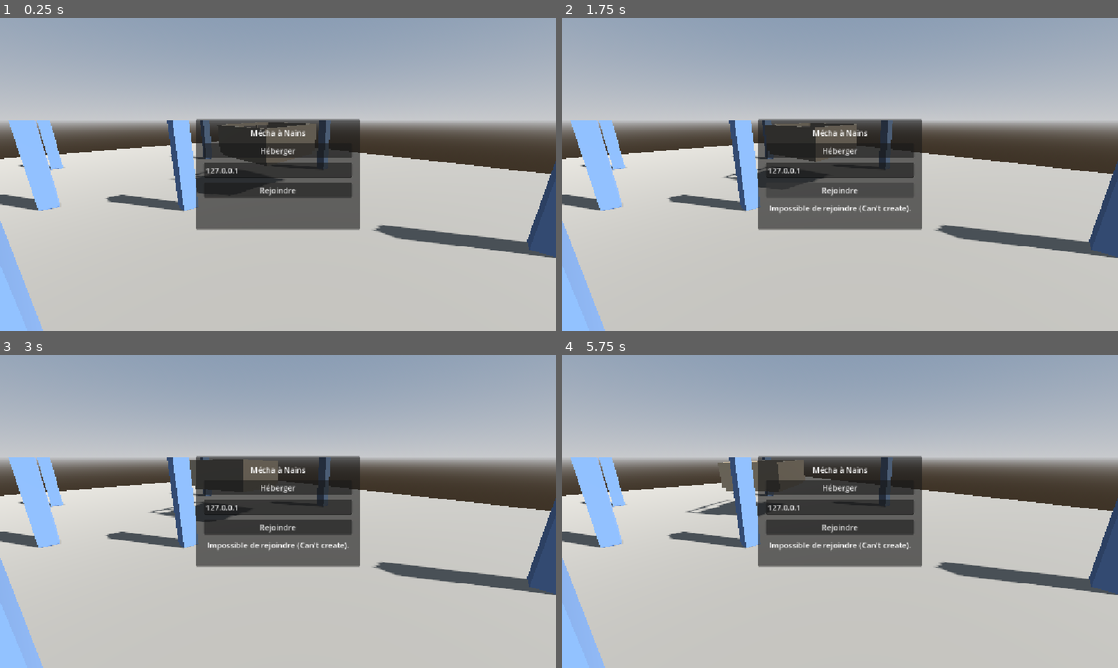
Above: before the commit, frames 1-4 (two rows, left to right).
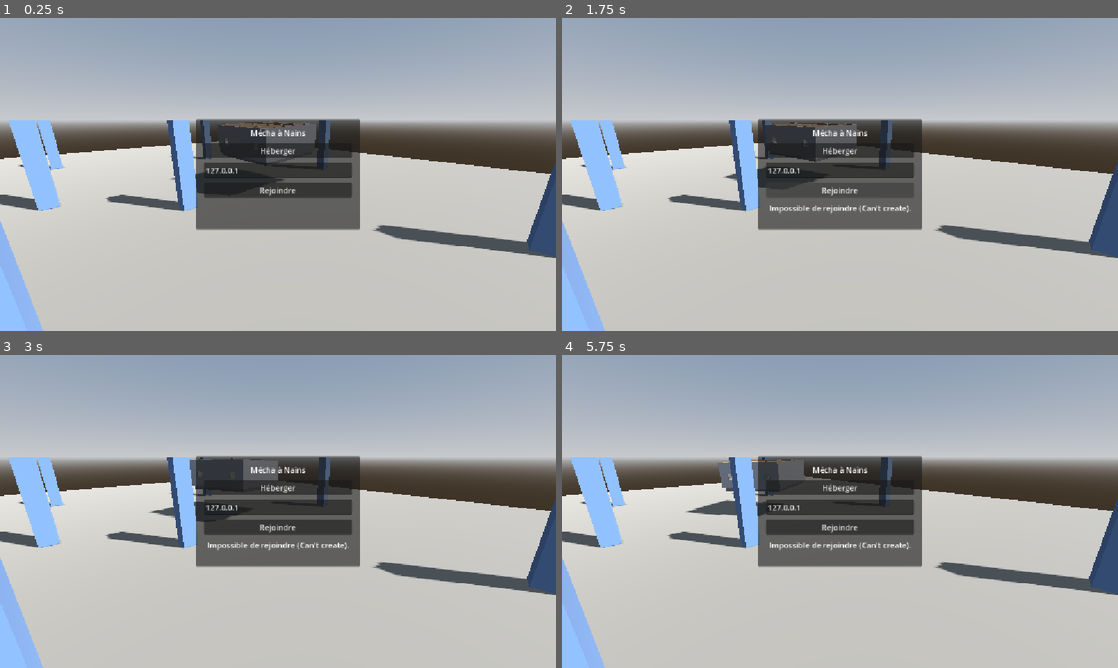
Above: after the commit, the same moments.

Repository: Marchma0/Robot-The-Bot
Game: Godot game, scene res://scenes/main/main.tscn
The game is run twice, just before and just after one commit, with the same random seed, the same clock (stepped at 60 frames per second) and the same inputs.
Inputs (mouse positions are in pixels of both pictures, inside the frame that each line leads up to):
- Up to frame 1 (0.25 s): no input
- Up to frame 2 (1.75 s): click "Héberger" at 0.5 s; click "Rejoindre" at 1.25 s
- Up to frame 3 (3 s): move the mouse to (400, 495) at 2.02 s; hold D (move_right) 2.03-2.78 s; click (400, 495) at 2.17 s; move the mouse to (166, 527) at 2.77 s; hold S (move_back) from 2.78 s (still down)
- Up to frame 4 (5.75 s): move the mouse to (895, 442) at 3.52 s; release S (move_back) at 3.53 s; hold D (move_right) 3.53-4.28 s; move the mouse to (812, 574) at 4.27 s; hold W (move_forward) 4.28-5.03 s; click (812, 574) at 4.42 s; move the mouse to (1006, 558) at 5.02 s; hold A (move_left) from 5.03 s (still down)

The runs differ from the first frame. In frame 1, 0.1% of the frame differs, in the area x 30-55%, y 32-52%; in frame 2, 0.1%; in frame 3, 0.1%; in frame 4, 0.4%, in the area x 23-42%, y 33-51%.

Commit message:
M2 : cockpit v1 low poly (sera remplacé par le mécha robot)
- blender/cockpit.blend, export cockpit.glb (planches, fer riveté, bois, cuivre)
- Baie avant abaissée, 4 petites fenêtres latérales, vitres teintées
- cockpit.tscn : modèle à la place des cubes visibles, collision avant pleine hauteur

Co-Authored-By: Claude Opus 5.5 <noreply@anthropic.com>

Diff:
--- a/scenes/mecha/cockpit.tscn
+++ b/scenes/mecha/cockpit.tscn
@@ -1,9 +1,6 @@
 [gd_scene format=3]
 
-[sub_resource type="StandardMaterial3D" id="Mat_hull"]
-albedo_color = Color(0.55, 0.5, 0.42, 1)
-metallic = 0.4
-roughness = 0.7
+[ext_resource type="PackedScene" path="res://assets/models/cockpit.glb" id="1_model"]
 
 [sub_resource type="StandardMaterial3D" id="Mat_console"]
 albedo_color = Color(0.25, 0.3, 0.32, 1)
@@ -20,58 +17,17 @@
 [sub_resource type="BoxShape3D" id="Shape_Floor"]
 size = Vector3(6, 0.3, 6)
 
-[sub_resource type="BoxMesh" id="Mesh_Floor"]
-size = Vector3(6, 0.3, 6)
-material = SubResource("Mat_hull")
-
 [sub_resource type="BoxShape3D" id="Shape_WallLeft"]
 size = Vector3(0.2, 2.5, 6.4)
-
-[sub_resource type="BoxMesh" id="Mesh_WallLeft"]
-size = Vector3(0.2, 2.5, 6.4)
-material = SubResource("Mat_hull")
 
 [sub_resource type="BoxShape3D" id="Shape_WallRight"]
 size = Vector3(0.2, 2.5, 6.4)
 
-[sub_resource type="BoxMesh" id="Mesh_WallRight"]
-size = Vector3(0.2, 2.5, 6.4)
-material = SubResource("Mat_hull")
-
 [sub_resource type="BoxShape3D" id="Shape_WallBack"]
 size = Vector3(6, 2.5, 0.2)
 
-[sub_resource type="BoxMesh" id="Mesh_WallBack"]
+[sub_resource type="BoxShape3D" id="Shape_FrontWall"]
 size = Vector3(6, 2.5, 0.2)
-material = SubResource("Mat_hull")
-
-[sub_resource type="BoxShape3D" id="Shape_FrontLowWall"]
-size = Vector3(6, 1.2, 0.2)
-
-[sub_resource type="BoxMesh" id="Mesh_FrontLowWall"]
-size = Vector3(6, 1.2, 0.2)
-material = SubResource("Mat_hull")
-
-[sub_resource type="BoxShape3D" id="Shape_FrontBeam"]
-size = Vector3(6, 0.3, 0.2)
-
-[sub_resource type="BoxMesh" id="Mesh_FrontBeam"]
-size = Vector3(6, 0.3, 0.2)
-material = SubResource("Mat_hull")
-
-[sub_resource type="BoxShape3D" id="Shape_FrontPostL"]
-size = Vector3(0.15, 1, 0.15)
-
-[sub_resource type="BoxMesh" id="Mesh_FrontPostL"]
-size = Vector3(0.15, 1, 0.15)
-material = SubResource("Mat_hull")
-
-[sub_resource type="BoxShape3D" id="Shape_FrontPostR"]
-size = Vector3(0.15, 1, 0.15)
-
-[sub_resource type="BoxMesh" id="Mesh_FrontPostR"]
-size = Vector3(0.15, 1, 0.15)
-material = SubResource("Mat_hull")
 
 [sub_resource type="BoxShape3D" id="Shape_ConsolePilot"]
 size = Vector3(1.6, 1, 0.6)
@@ -96,6 +52,8 @@
 
 [node name="Cockpit" type="Node3D"]
 
+[node name="Model" parent="." instance=ExtResource("1_model")]
+
 [node name="Hull" type="AnimatableBody3D" parent="."]
 sync_to_physics = false
 
@@ -103,57 +61,21 @@
 transform = Transform3D(1, 0, 0, 0, 1, 0, 0, 0, 1, 0, -0.15, 0)
 shape = SubResource("Shape_Floor")
 
-[node name="Mesh" type="MeshInstance3D" parent="Hull/Floor"]
-mesh = SubResource("Mesh_Floor")
-
 [node name="WallLeft" type="CollisionShape3D" parent="Hull"]
 transform = Transform3D(1, 0, 0, 0, 1, 0, 0, 0, 1, -3.1, 1.25, 0)
 shape = SubResource("Shape_WallLeft")
-
-[node name="Mesh" type="MeshInstance3D" parent="Hull/WallLeft"]
-mesh = SubResource("Mesh_WallLeft")
 
 [node name="WallRight" type="CollisionShape3D" parent="Hull"]
 transform = Transform3D(1, 0, 0, 0, 1, 0, 0, 0, 1, 3.1, 1.25, 0)
 shape = SubResource("Shape_WallRight")
 
-[node name="Mesh" type="MeshInstance3D" parent="Hull/WallRight"]
-mesh = SubResource("Mesh_WallRight")
-
 [node name="WallBack" type="CollisionShape3D" parent="Hull"]
 transform = Transform3D(1, 0, 0, 0, 1, 0, 0, 0, 1, 0, 1.25, 3.1)
 shape = SubResource("Shape_WallBack")
 
-[node name="Mesh" type="MeshInstance3D" parent="Hull/WallBack"]
-mesh = SubResource("Mesh_WallBack")
-
-[node name="FrontLowWall" type="CollisionShape3D" parent="Hull"]
-transform = Transform3D(1, 0, 0, 0, 1, 0, 0, 0, 1, 0, 0.6, -3.1)
-shape = SubResource("Shape_FrontLowWall")
-
-[node name="Mesh" type="MeshInstance3D" parent="Hull/FrontLowWall"]
-mesh = SubResource("Mesh_FrontLowWall")
-
-[node name="FrontBeam" type="CollisionShape3D" parent="Hull"]
-transform = Transform3D(1, 0, 0, 0, 1, 0, 0, 0, 1, 0, 2.35, -3.1)
-shape = SubResource("Shape_FrontBeam")
-
-[node name="Mesh" type="MeshInstance3D" parent="Hull/FrontBeam"]
-mesh = SubResource("Mesh_FrontBeam")
-
-[node name="FrontPostL" type="CollisionShape3D" parent="Hull"]
-transform = Transform3D(1, 0, 0, 0, 1, 0, 0, 0, 1, -1.5, 1.7, -3.1)
-shape = SubResource("Shape_FrontPostL")
-
-[node name="Mesh" type="MeshInstance3D" parent="Hull/FrontPostL"]
-mesh = SubResource("Mesh_FrontPostL")
-
-[node name="FrontPostR" type="CollisionShape3D" parent="Hull"]
-transform = Transform3D(1, 0, 0, 0, 1, 0, 0, 0, 1, 1.5, 1.7, -3.1)
-shape = SubResource("Shape_FrontPostR")
-
-[node name="Mesh" type="MeshInstance3D" parent="Hull/FrontPostR"]
-mesh = SubResource("Mesh_FrontPostR")
+[node name="FrontWall" type="CollisionShape3D" parent="Hull"]
+transform = Transform3D(1, 0, 0, 0, 1, 0, 0, 0, 1, 0, 1.25, -3.1)
+shape = SubResource("Shape_FrontWall")
 
 [node name="ConsolePilot" type="CollisionShape3D" parent="Hull"]
 transform = Transform3D(1, 0, 0, 0, 1, 0, 0, 0, 1, 0, 0.5, -2.4)
Binary file added: assets/models/cockpit.glb
Not shown, added: assets/models/cockpit.glb.import
Not shown, added: blender/cockpit.blend
